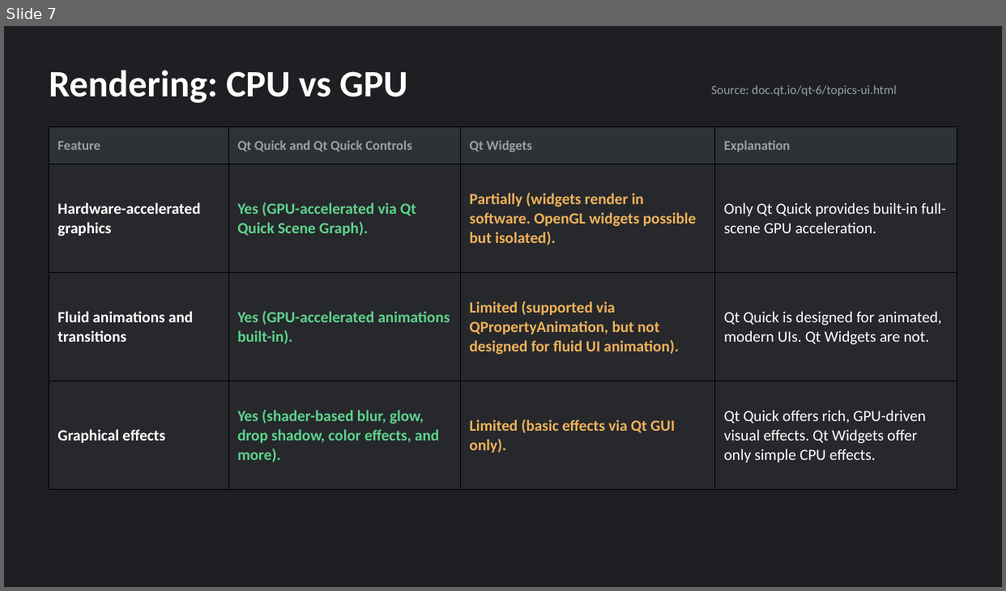
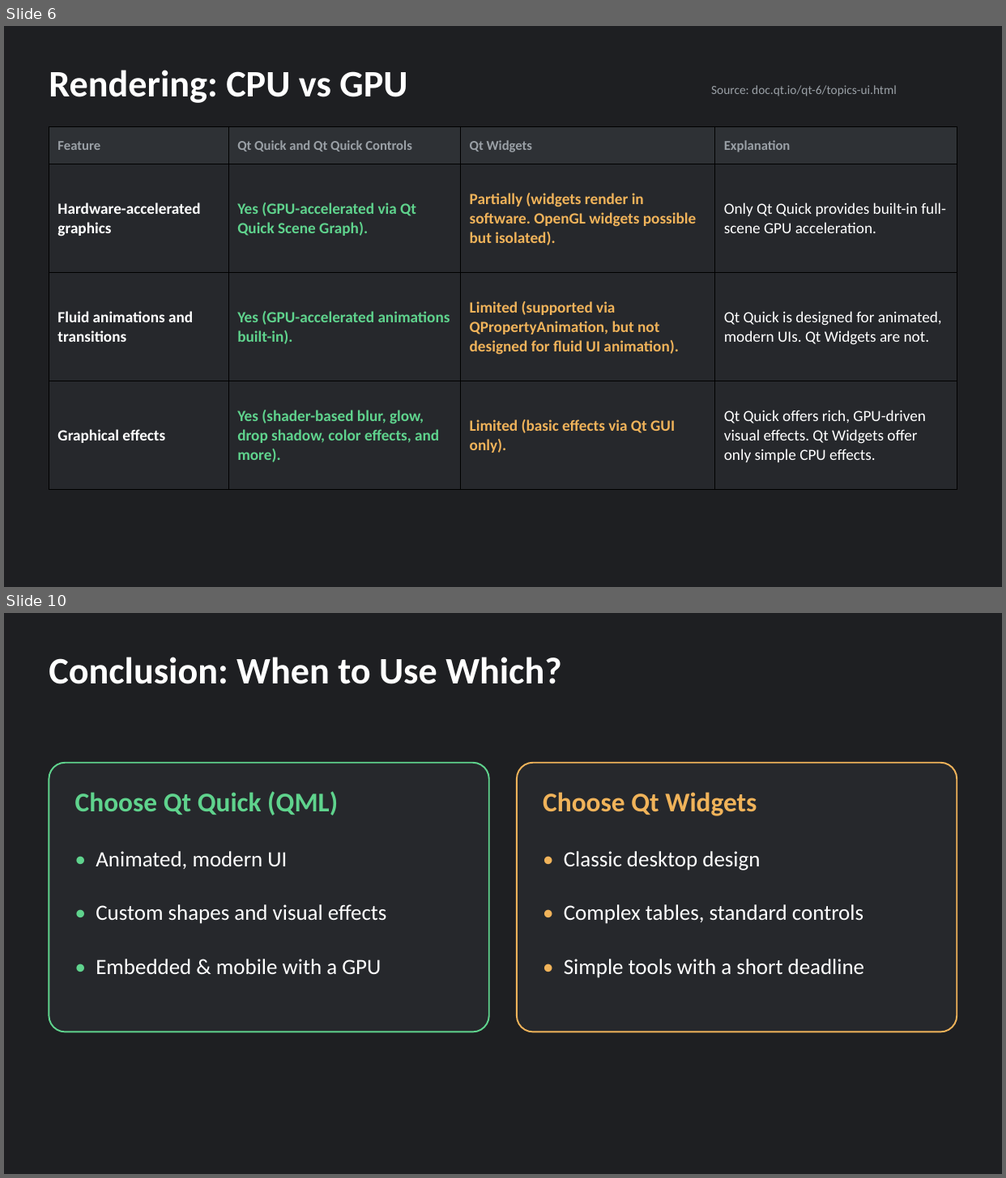
Before and after one commit to canacar7/qt-widgets-vs-qml, a slide deck: presentation/qt-widgets-vs-quick.pptx. Shown one above the other, each under a label of ours: slide 7 before the commit, slides 6 and 10 after it; the slides between them are not shown. The pictures are 1006x591 and 1006x1178 pixels, drawn with LibreOffice and Linux fonts; fonts in the diff are those of the drawing. Boxes give left, top, right and bottom in pixels: in the first picture for what was removed or moved away, otherwise in the second. Text is boxed around its words. In the diff, an @@ line names an element or a change of style, - is before the commit and + after.

```diff
--- a/presentation/qt-widgets-vs-quick.pptx
+++ b/presentation/qt-widgets-vs-quick.pptx
@@ slide 10 added at (4,613,1002,1174), background #1E1F22 @@
@@ text added at (49,657,561,684), 36 pt, text #FFFFFF, bold @@
+Conclusion: When to Use Which?
@@ rounded rectangle added at (49,763,489,1033), fill #26282C, outline #5FD38D 1.5 pt @@
@@ rounded rectangle added at (517,763,957,1033), fill #26282C, outline #F0B35A 1.5 pt @@
@@ text added at (75,791,338,815), 26 pt, text #5FD38D, bold @@
+Choose Qt Quick (QML)
@@ text added at (543,792,756,816), 26 pt, text #F0B35A, bold @@
+Choose Qt Widgets
@@ text added at (96,851,287,869), 21 pt, text #FFFFFF @@
+• Animated, modern UI
@@ text added at (564,851,760,871), 21 pt, text #FFFFFF @@
+• Classic desktop design
@@ text added at (96,905,387,924), 21 pt, text #FFFFFF @@
+• Custom shapes and visual effects
@@ text added at (564,905,863,924), 21 pt, text #FFFFFF @@
+• Complex tables, standard controls
@@ text added at (96,959,381,974), 21 pt, text #FFFFFF @@
+• Embedded & mobile with a GPU
@@ text added at (564,959,865,978), 21 pt, text #FFFFFF @@
+• Simple tools with a short deadline
@@ what was slide 7 is now slide 6 @@
```
Also in this commit, not shown: 5 slides changed, 2 other slides added, 3 slides removed, 4 other files.
